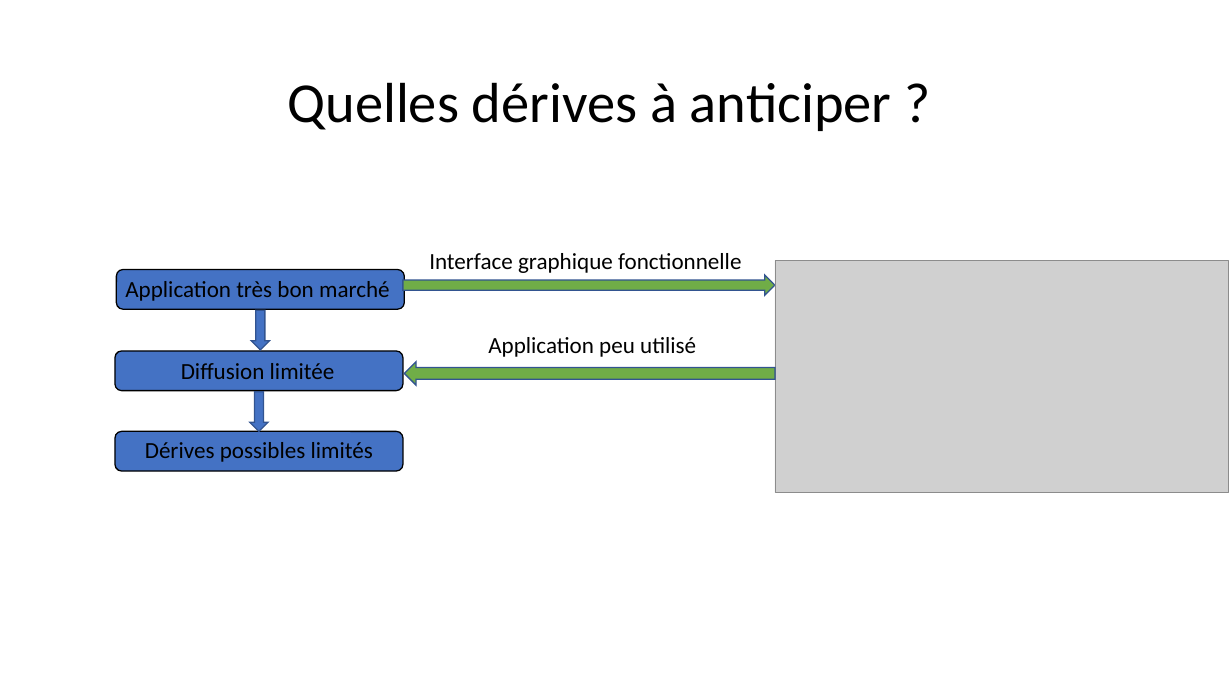
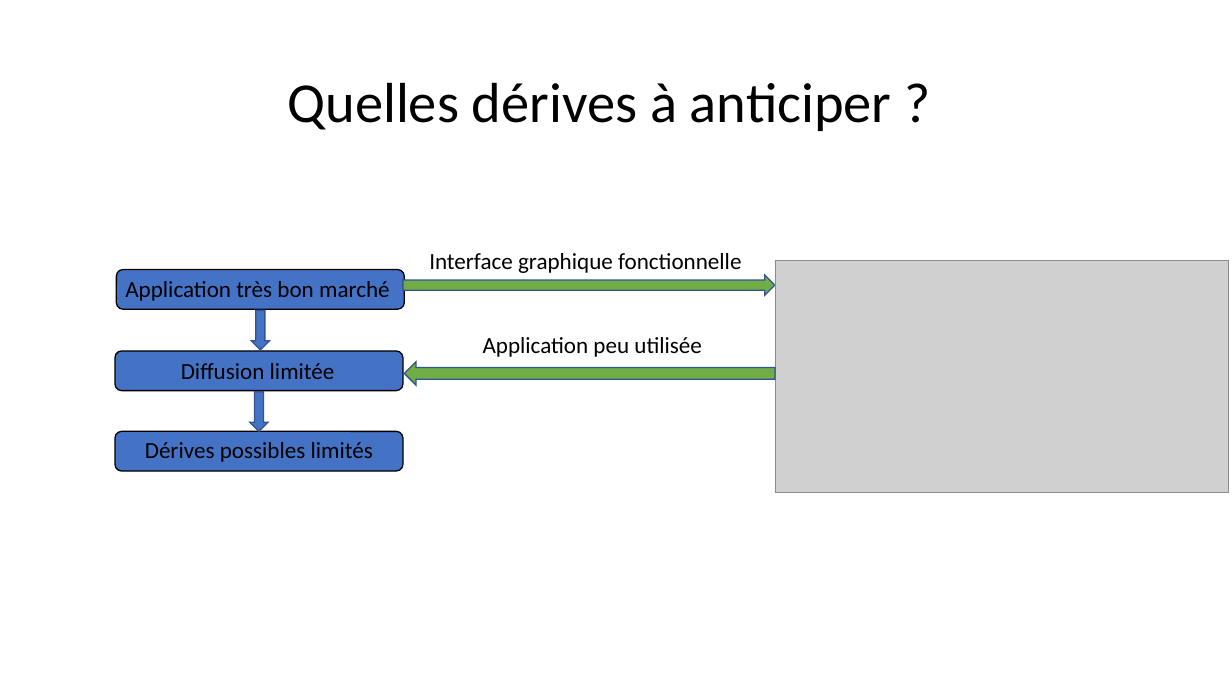
Before and after one commit to gmetras2001/EAN13-Barcode-Reader, a slide deck: slide 11 of Notre rapport/diapo code-barres.pptx. Drawn at 1232x693 pixels with LibreOffice and Linux fonts; fonts in the diff are those of the drawing; grey boxes stand for pictures. Boxes give left, top, right and bottom in pixels: in the first picture for what was removed or moved away, otherwise in the second. Text is boxed around its words. In the diff, an @@ line names an element or a change of style, - is before the commit and + after.

```diff
--- a/Notre rapport/diapo code-barres.pptx
+++ b/Notre rapport/diapo code-barres.pptx
@@ text at (483,337,702,357): text changed @@
-Application peu utilisé
+Application peu utilisée
```
Also in this commit, not shown: 2 slides added, 1 other file.
